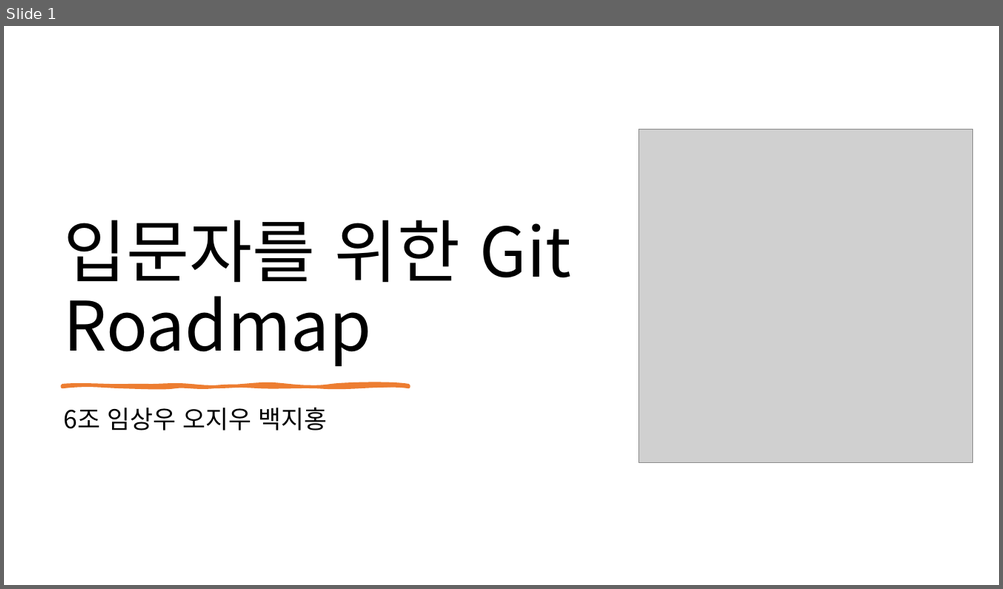
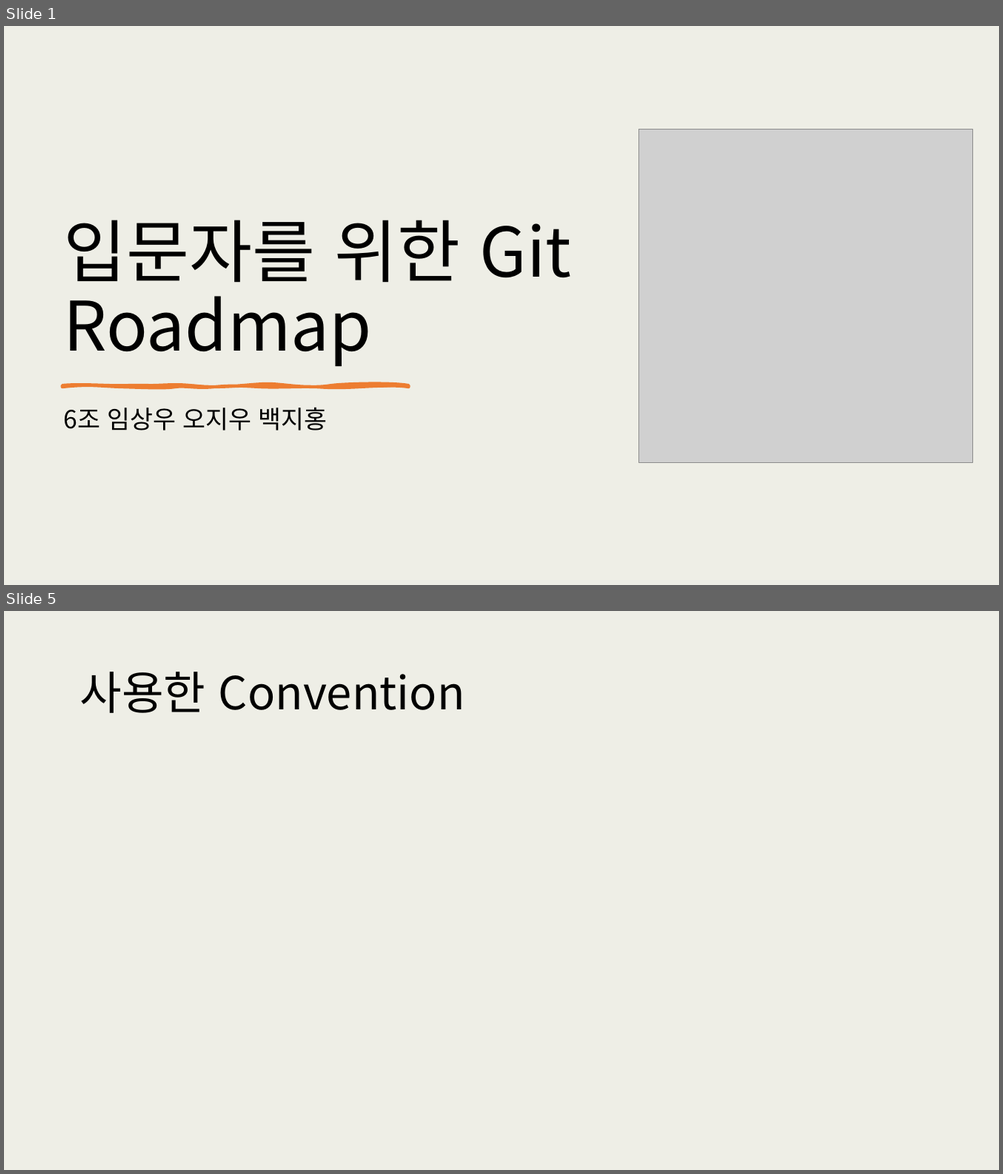
Before and after one commit to KIMGEEK/Presentation, a slide deck: gitroadmap.pptx. Shown one above the other, each under a label of ours: slide 1 before the commit, slides 1 and 5 after it; the slides between them are not shown. The pictures are 1003x589 and 1003x1174 pixels, drawn with LibreOffice and Linux fonts; fonts in the diff are those of the drawing; grey boxes stand for pictures. Boxes give left, top, right and bottom in pixels: in the first picture for what was removed or moved away, otherwise in the second. Text is boxed around its words. In the diff, an @@ line names an element or a change of style, - is before the commit and + after.

```diff
--- a/gitroadmap.pptx
+++ b/gitroadmap.pptx
@@ slide 5 added at bbox=[4, 611, 999, 1170], background #EEEEE6 @@
@@ title added at bbox=[79, 672, 465, 713], 44 pt, text #000000 @@
+사용한 Convention
@@ slide 1 changed as well @@
@@ background #FFFFFF to #EEEEE6 @@
```
Also in this commit, not shown: 3 other slides added, 1 slide removed.
